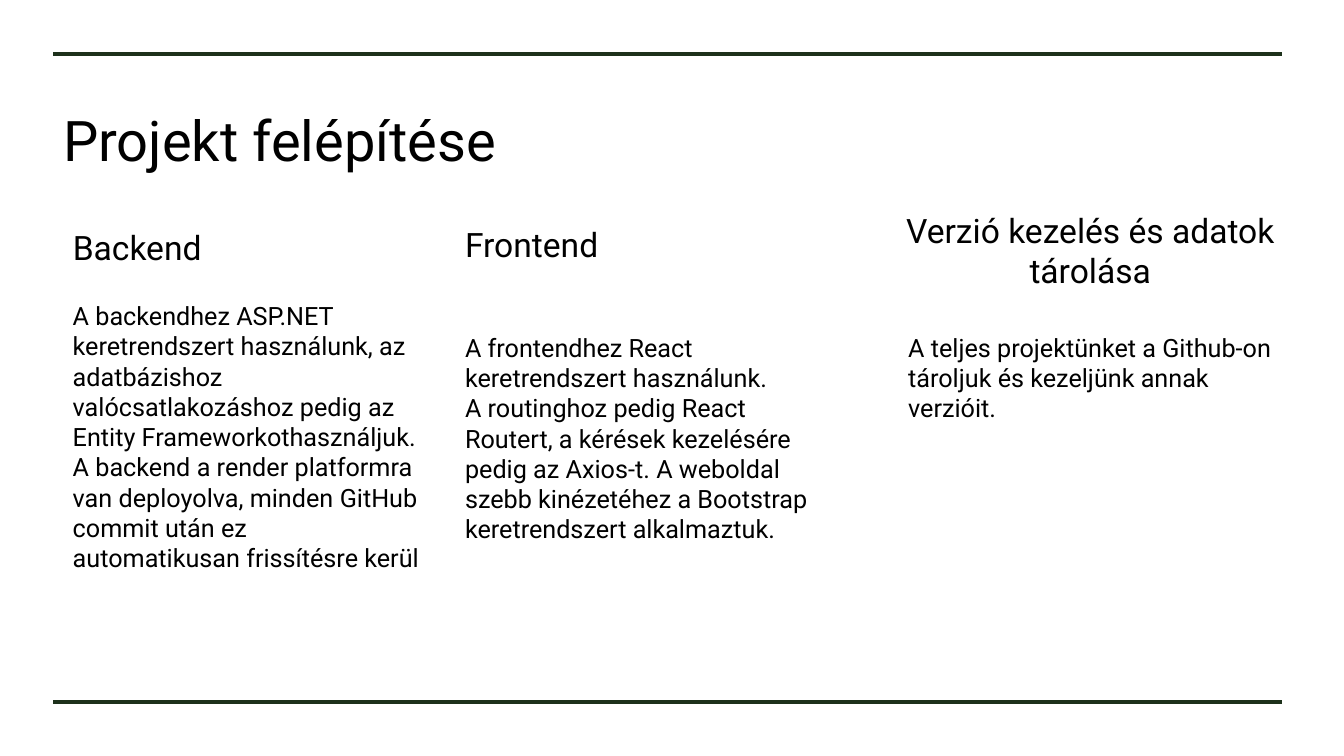
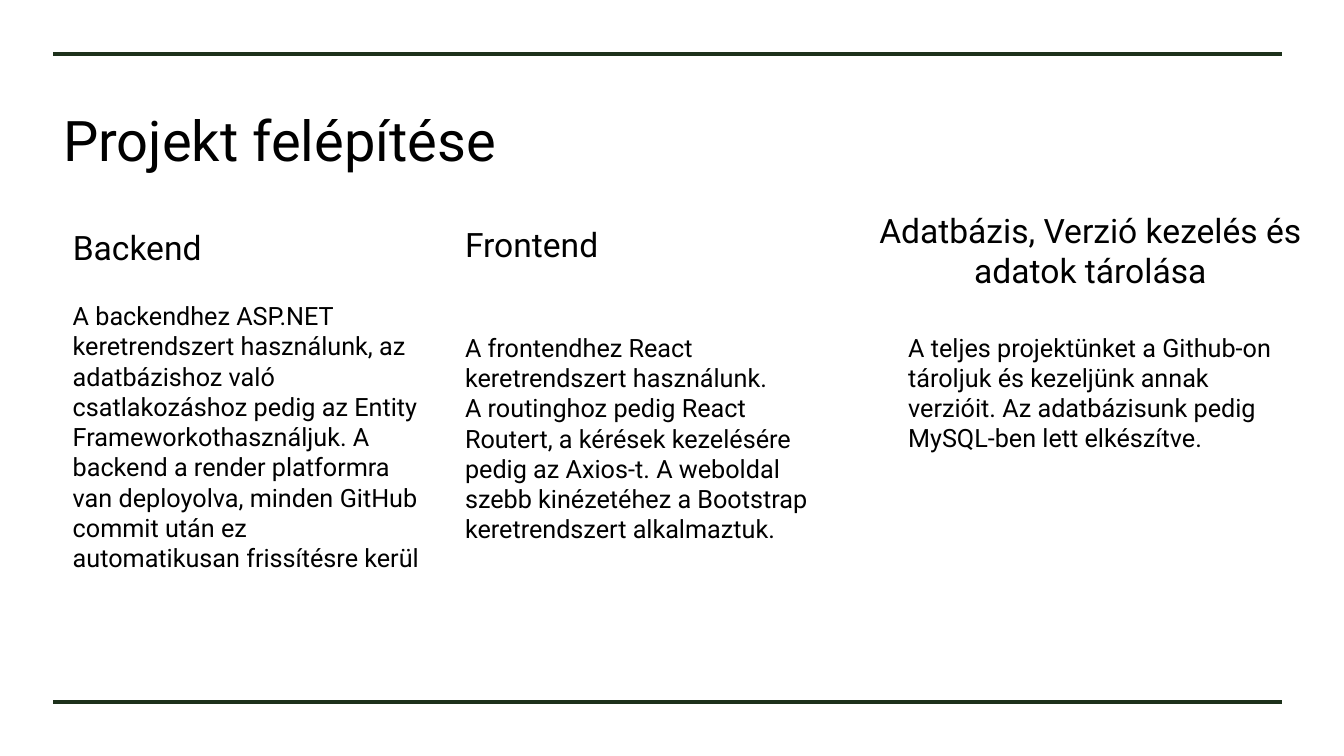
Before and after one commit to HIIMSKYDAZ/HealthBro, a slide deck: slide 5 of HealthBRO.pptx (slide 6 before the commit). Drawn at 1344x756 pixels with LibreOffice and Linux fonts; fonts in the diff are those of the drawing. Boxes give left, top, right and bottom in pixels: in the first picture for what was removed or moved away, otherwise in the second. Text is boxed around its words. In the diff, an @@ line names an element or a change of style, - is before the commit and + after.

```diff
--- a/HealthBRO.pptx
+++ b/HealthBRO.pptx
@@ text at (x1=879, y1=217, x2=1301, y2=284): text changed @@
-Verzió kezelés és adatok tárolása
+Adatbázis, Verzió kezelés és adatok tárolása
@@ text at (x1=73, y1=306, x2=418, y2=568): spaces changed @@
-A backendhez ASP.NET keretrendszert használunk, az adatbázishoz valócsatlakozáshoz pedig az Entity Frameworkothasználjuk. A backend a render platformra van deployolva, minden GitHub commit után ez automatikusan frissítésre kerül
+A backendhez ASP.NET keretrendszert használunk, az adatbázishoz való csatlakozáshoz pedig az Entity Frameworkothasználjuk. A backend a render platformra van deployolva, minden GitHub commit után ez automatikusan frissítésre kerül
@@ text at (x1=908, y1=338, x2=1271, y2=453): text changed @@
-A teljes projektünket a Github-on tároljuk és kezeljünk annak verzióit.
+A teljes projektünket a Github-on tároljuk és kezeljünk annak verzióit. Az adatbázisunk pedig MySQL-ben lett elkészítve.
```
Also in this commit, not shown: 1 slide added.
